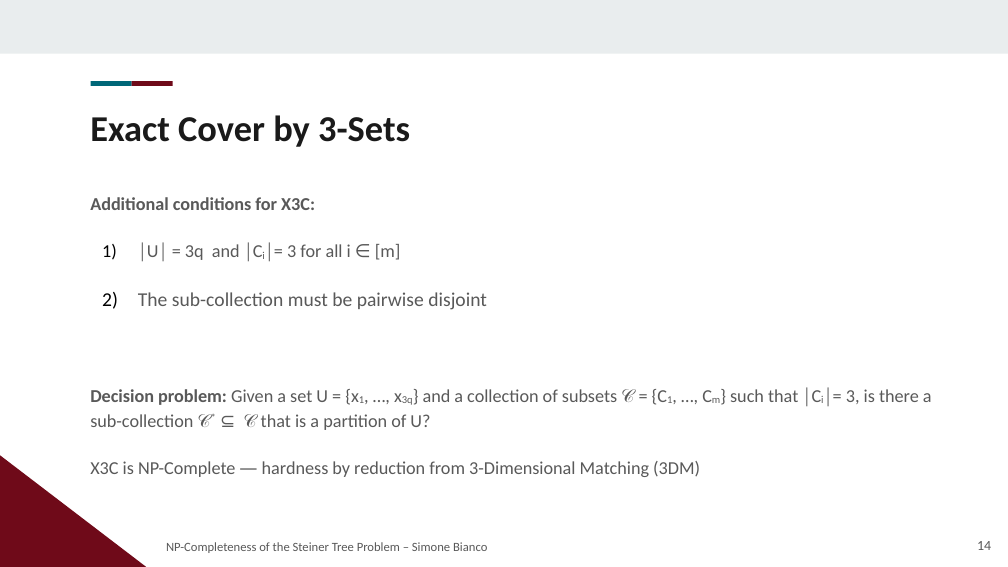
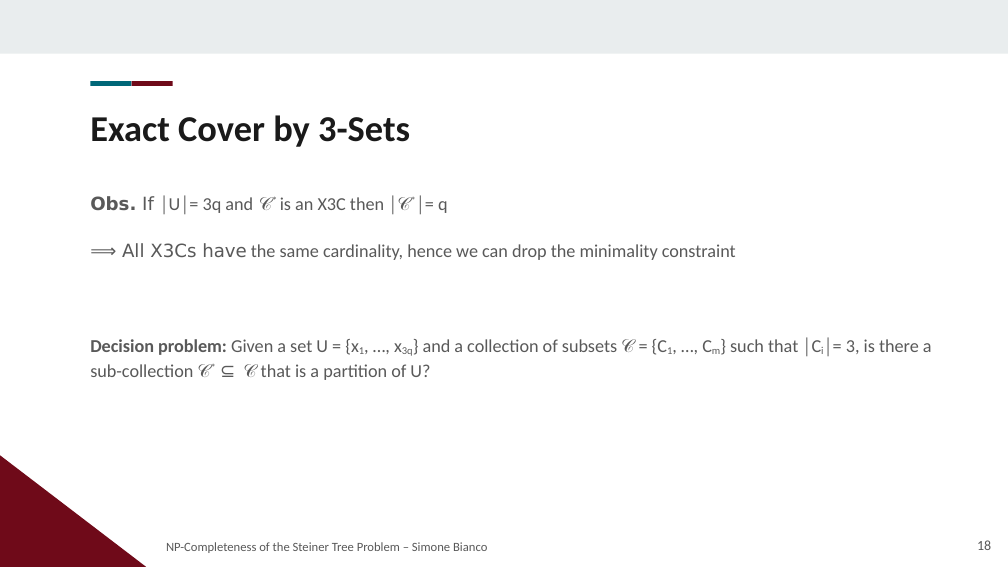
Before and after one commit to Exyss/university-notes, a slide deck: slide 18 of Presentations/Steiner Tree/slides.odp (slide 14 before the commit). Drawn at 1008x567 pixels with LibreOffice and Linux fonts; fonts in the diff are those of the drawing; background and template pictures are left out. Boxes give left, top, right and bottom in pixels: in the first picture for what was removed or moved away, otherwise in the second. Text is boxed around its words. In the diff, an @@ line names an element or a change of style, - is before the commit and + after.

```diff
--- a/Presentations/Steiner Tree/slides.odp
+++ b/Presentations/Steiner Tree/slides.odp
@@ text at [90, 195, 736, 260]: text changed @@
-Additional conditions for X3C:
-1) │U│ = 3q and │Ci│= 3 for all i ∈ [m]
-2) The sub-collection must be pairwise disjoint
+Obs. If │U│= 3q and 𝒞* is an X3C then │𝒞*│= q
+⟹ All X3Cs have the same cardinality, hence we can drop the minimality constraint
@@ text at [90, 461, 700, 477]: paragraph removed @@
-X3C is NP-Complete — hardness by reduction from 3-Dimensional Matching (3DM)
@@ page number at [977, 540, 991, 550]: text changed @@
-14
+18
```
Also in this commit, not shown: 10 other slides changed, 6 slides added, 17 other files.
